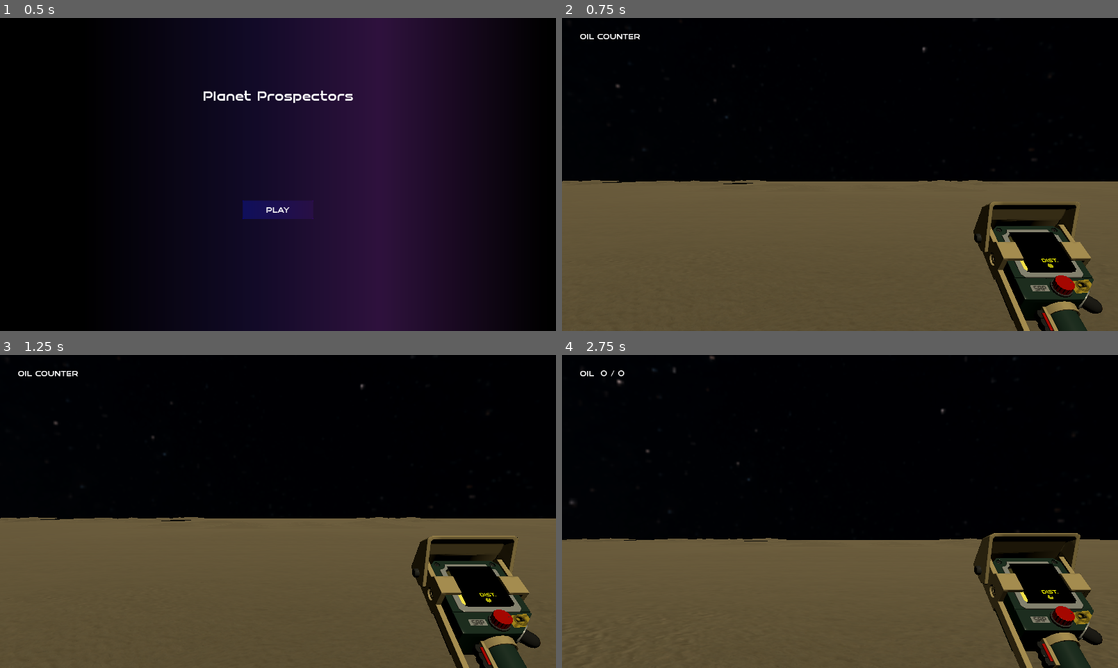
Above: before the commit, frames 1-4 (two rows, left to right).
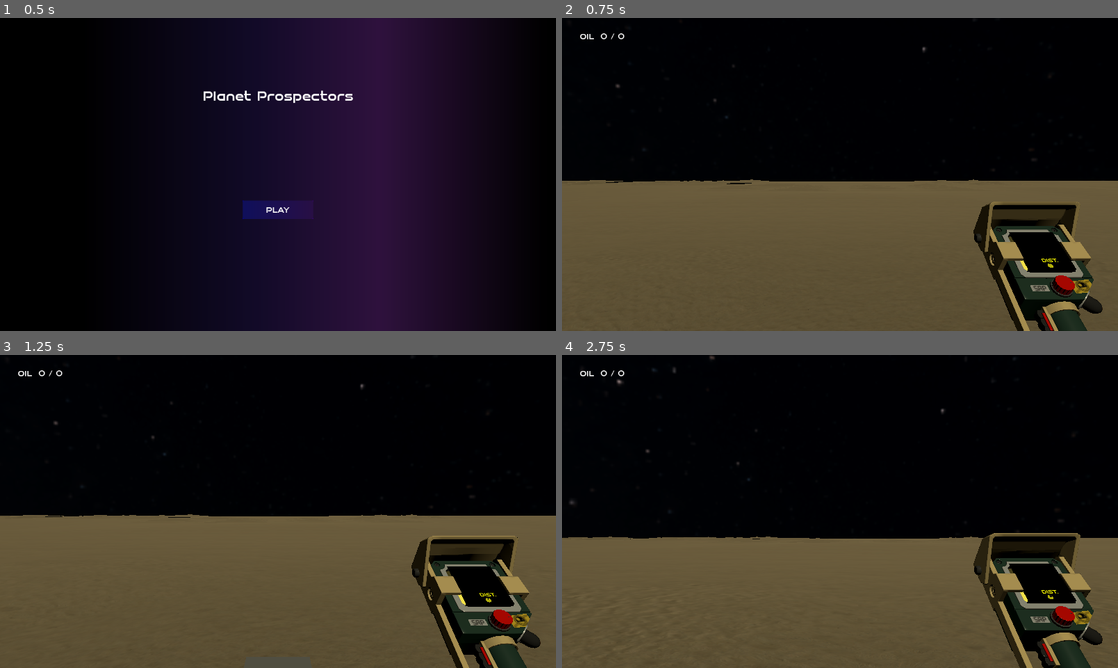
Above: after the commit, the same moments.

Repository: drussillo/Planet-Prospectors
Game: Godot game, scene res://scenes/main_menu.tscn
Two runs of this game, one before a commit and one after it. Both use one fixed random seed, a clock stepped at 60 frames per second and the inputs below. Sound files missing from this copy of the repository are replaced by a short silence.
Inputs (mouse positions are in pixels of both pictures, inside the frame that each line leads up to):
- Up to frame 1 (0.5 s): no input
- Up to frame 2 (0.75 s): click "PLAY" at 0.5 s
- Up to frame 3 (1.25 s): no input
- Up to frame 4 (2.75 s): move the mouse to (867, 511) at 1.27 s; hold W (forward) from 1.28 s (still down); tap F (interact) at 1.35, 2.1 s; tap Space (jump) at 1.52, 2.27 s; move the mouse to (812, 511) at 2.02 s

Frame 1 is identical in both runs. In frame 2, 0.2% of the frame differs, in the area x 0-100%, y 4-94%; in frame 3, 0.9%; in frame 4, 0.5%.
Error before the commit: Invalid access to property or key 'chunk' on a base object of type 'Nil'. (res://scripts/player.gd:93)

Commit message:
Fixed place and remove sfx and added gradual slowdown

Diff:
--- a/planet-prospectors/scenes/drill.tscn
+++ b/planet-prospectors/scenes/drill.tscn
@@ -2,9 +2,21 @@
 
 [ext_resource type="Script" uid="uid://s5mh6qyyv8r0" path="res://scripts/drill.gd" id="1_vm0cf"]
 [ext_resource type="PackedScene" uid="uid://bribo3h8kc2wu" path="res://assets/objects/core_drill__gurren_lagann.glb" id="2_e80ml"]
+[ext_resource type="AudioStream" uid="uid://dpl7elblwxps4" path="res://assets/objects/freesound_community-drill_sound-77500.mp3" id="3_60uro"]
+[ext_resource type="AudioStream" uid="uid://b75iyvdm2yxht" path="res://assets/objects/freesound_community-drill_sound-77500_stop.wav" id="4_nx8ti"]
+[ext_resource type="AudioStream" uid="uid://cqipnvhuqnd87" path="res://assets/objects/freesound_community-drill_sound-77500_place.wav" id="5_cljqy"]
 
 [node name="Drill" type="Node3D" unique_id=1771076 groups=["drill"]]
 script = ExtResource("1_vm0cf")
 
 [node name="Sketchfab_Scene" parent="." unique_id=117406260 instance=ExtResource("2_e80ml")]
 transform = Transform3D(1, 0, 0, 0, -1, 8.742278e-08, 0, -8.742278e-08, -1, 0, 1, 0)
+
+[node name="drillingsound" type="AudioStreamPlayer3D" parent="." unique_id=1113520381]
+stream = ExtResource("3_60uro")
+
+[node name="stopsound" type="AudioStreamPlayer3D" parent="." unique_id=1199852583]
+stream = ExtResource("4_nx8ti")
+
+[node name="placesound" type="AudioStreamPlayer3D" parent="." unique_id=558874183]
+stream = ExtResource("5_cljqy")
--- a/planet-prospectors/scripts/drill.gd
+++ b/planet-prospectors/scripts/drill.gd
@@ -1,24 +1,31 @@
 extends Node3D
 
 var velocityY = 0
+var velocityR = 0
 
 var chunk
+var started
 
 # Called when the node enters the scene tree for the first time.
 func _ready() -> void:
 	var from = global_position + Vector3.UP * 100
 	var to = global_position + Vector3.DOWN * 100
-
 	var query = PhysicsRayQueryParameters3D.create(from, to)
 	var result = get_world_3d().direct_space_state.intersect_ray(query)
-
 	if result:
 		global_position.y = result.position.y
 
+	started = false
+
+
 # Called every frame. 'delta' is the elapsed time since the previous frame.
 func _process(delta: float) -> void:
-	if chunk.oil_amount > 0:
-		rotation.y += 20 * delta
-		# TODO: play drilling sound
+	if !started:
+		velocityR = 20 * delta
+		started = true
 
-	position.y += velocityY * delta
+	if chunk.oil_amount <= 0 && velocityR > 0:
+		velocityR /= 1.025
+
+	rotation.y += velocityR
+	position.y += velocityY
--- a/planet-prospectors/scripts/player.gd
+++ b/planet-prospectors/scripts/player.gd
@@ -18,6 +18,7 @@
 var drilling = false
 var drill
 const OBJECTIVE = 5
+var soundstopped = false
 
 func _ready() -> void:
 	Input.set_mouse_mode(Input.MOUSE_MODE_CAPTURED)
@@ -67,30 +68,35 @@
 
 	if Input.is_action_just_pressed("interact"):
 		if !drilling:
+			soundstopped = false
 			drill = DRILL_SCENE.instantiate()
 			drill.position = global_transform.origin - global_transform.basis.z.normalized() * 2
 			drill.position.y = -10
 			add_sibling(drill)
 			drill.chunk = current_chunk
 			drilling = true
-			# TODO: play drilling sound
 		elif global_position.distance_to(drill.global_position) < 5:
-			#var drill = get_tree().get_first_node_in_group("drill")
+			drill.get_node("placesound").play()
+			await drill.get_node("placesound").finished
 			drill.queue_free()
 			drilling = false
-			# TODO: play remove drill sound
 		else:
 			# TODO: play drill too far sound / hint
 			pass
 
 	if drilling:
 		if drill.chunk.oil_amount > 0:
+			if !drill.get_node("drillingsound").is_playing():
+				drill.get_node("drillingsound").play()
 			drill.chunk.oil_amount -= 1;
 			current_oil += 1;
-	else:
-		pass
-		#drilling = false
-	print(drill.chunk.oil_amount, "  ", current_oil)
+		else:
+			drill.get_node("drillingsound").stop()
+			if !drill.get_node("stopsound").is_playing() and !soundstopped:
+				drill.get_node("stopsound").play()
+				soundstopped = true
+			#drilling = false
+		print(drill.chunk.oil_amount, "  ", current_oil)
 
 	# give player location to scanner
 	$Head/Scanner.playerchunk = current_chunk
@@ -100,7 +106,7 @@
 
 
 	if current_oil > OBJECTIVE && drilling && drill.chunk.oil_amount == 0:
-		drill.velocityY += 0.01
+		drill.velocityY += 0.00001
 		drill.velocityY *= 1.05
 		# TODO: add winstate
 
Not shown, added: planet-prospectors/assets/objects/freesound_community-drill_sound-77500_stop.aup3
